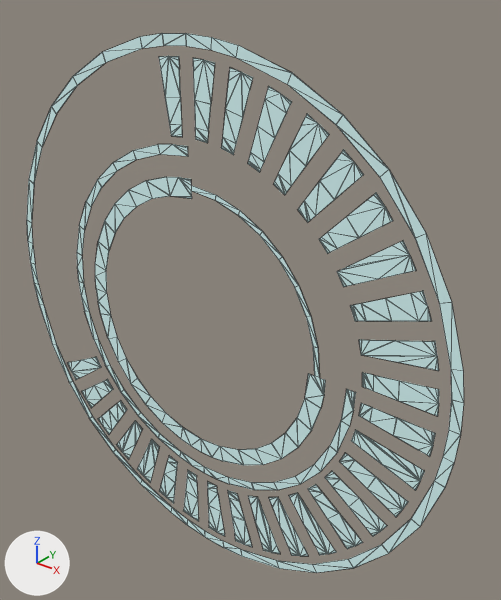
The glTF model GltfCirculosBrill/GltfCirculosBrill.gltf: old version first, new version second.
Rendered twice from a 50 mm lens placed at (0.0096, -0.0101, 0.0075), pointed at (0.0008, 0.001, 0.0006). Arrows for +X, +Y and +Z are at lower left; the lights stay in place. Mesh edges are drawn as thin lines. Where no turn or scale is listed for an object, it has been applied to the vertices.
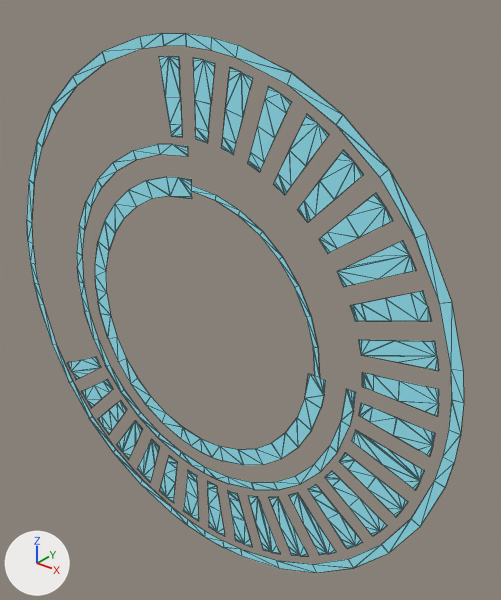
Commit message: v2.1 color mas celeste

Edits to the scene script, one JSON object a line:
```json
{"op": "add", "block": "mat_emisivo", "code": "n3 = _N.new('ShaderNodeMix'); n3.name = 'Mix'"}
{"op": "add", "block": "mat_emisivo", "code": "n3.data_type = 'RGBA'"}
{"op": "add", "block": "mat_emisivo", "code": "n3.blend_type = 'MULTIPLY'"}
{"op": "add", "block": "mat_emisivo", "code": "n3.inputs[0].default_value = 1.0  # 'Factor'"}
{"op": "add", "block": "mat_emisivo", "code": "n3.inputs[7].default_value = (0.461, 0.875, 1.0, 1.0)  # 'B', cyan #b5f0ff"}
{"block": "mat_emisivo", "where": "n2 = _N.new('ShaderNodeTexImage'); n2.name = 'Image Texture'"}
{"block": "mat_emisivo", "where": "n0 = _N.new('ShaderNodeBsdfPrincipled'); n0.name = 'Principled BSDF'"}
{"op": "remove", "block": "mat_emisivo", "code": "_L.new(n2.outputs[0], n0.inputs[0])  # 'Color' to 'Base Color'"}
{"op": "add", "block": "mat_emisivo", "code": "_L.new(n3.outputs[2], n0.inputs[0])  # 'Result' to 'Base Color'"}
{"op": "add", "block": "mat_emisivo", "code": "_L.new(n2.outputs[0], n3.inputs[6])  # 'Color' to 'A'"}
```

Pixel boxes [x1, y1, x2, y2] of what changed, in the pictures (501 x 600 px):
```json
{"object": "object_10", "change": "recoloured", "before": [68, 56, 439, 556], "after": [68, 56, 439, 556], "on screen": "grey to cyan"}
{"object": "object_59", "change": "recoloured", "before": [27, 33, 464, 573], "after": [27, 33, 464, 573], "on screen": "grey to cyan"}
{"object": "object_61", "change": "recoloured", "before": [95, 177, 326, 465], "after": [95, 177, 326, 465], "on screen": "grey to cyan"}
{"object": "object_1", "change": "recoloured", "before": [77, 144, 356, 490], "after": [77, 144, 356, 490], "on screen": "grey to cyan"}
```
